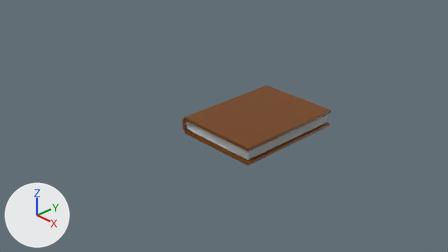
Two versions of the Blender file Book.blend, one commit apart.
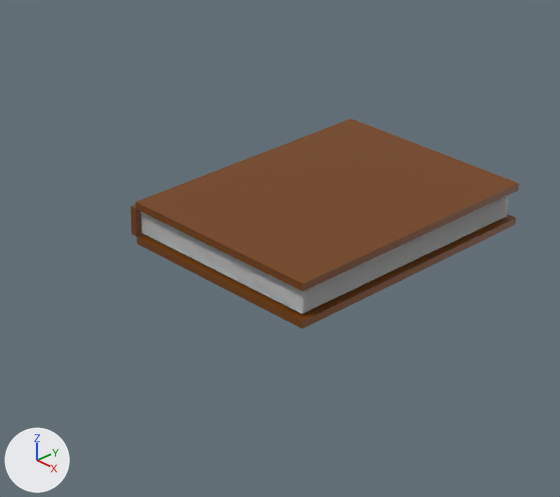
Each version appears first from the file's camera 'Camera', and next in a close-up on the part from 30% to 77% of the width and 16% to 91% of the height. The lights are fixed; the arrows at lower left show +X, +Y and +Z.

The scene before the commit, as lines of its bpy script (objects in view):
```python
me_cube_002 = bpy.data.meshes.new('Cube.002')
me_cube_002.from_pydata(...)  # a box spanning x 0.0..2.0, y -1.0..1.0, z -2.0..0.0
me_cube_002.materials.append(mat_cover_color)  # brown #733f00
me_cube_003 = bpy.data.meshes.new('Cube.003')
me_cube_003.from_pydata(...)  # a box spanning x -2.0..0.0, y -1.0..1.0, z -2.0..0.0
me_cube_003.materials.append(mat_cover_color)  # brown #733f00
me_plane_016 = bpy.data.meshes.new('Plane.016')
me_plane_016.from_pydata(...)  # 84 vertices, 41 faces; spans x 0.0..1.46, y 0.0, z -0.96..0.96
me_plane_016.polygons.foreach_set('use_smooth', [True] * 41)
ob_cover_left = bpy.data.objects.new('Cover_Left', me_cube_003)
ob_cover_left.location = (0.104, 0.0, 0.426)
ob_cover_left.rotation_euler = (0.0, 3.142, 0.0)  # degrees (0, 180, 0)
ob_cover_left.scale = (0.75, 1.0, 0.025)
ob_cover_right = bpy.data.objects.new('Cover_Right', me_cube_002)
ob_cover_right.location = (0.104, 0.0, 0.226)
ob_cover_right.scale = (0.75, 1.0, 0.025)
ob_page_015 = bpy.data.objects.new('Page.015', me_plane_016)
ob_page_015.location = (0.106, -0.005, 0.376)
ob_page_015.rotation_euler = (1.566, 0.0, 0.0)  # degrees (90, 0, 0)
_m = ob_page_015.modifiers.new('SimpleDeform', 'SIMPLE_DEFORM')
_m.deform_method = 'BEND'
_m.deform_axis = 'Z'
_m.factor = 0.0
_m.angle = 0.0
# also in view: 'Page.001' at (0.84, 0.0, 0.25); 'Page.008' at (0.84, 0.0, 0.31); 'Page.010' at (0.84, 0.0, 0.33); 'Page.003' at (0.84, 0.0, 0.27)
```
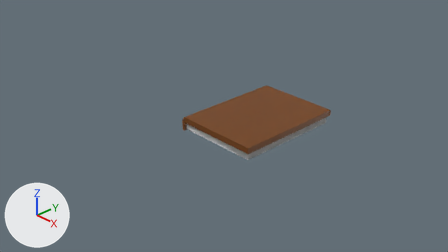
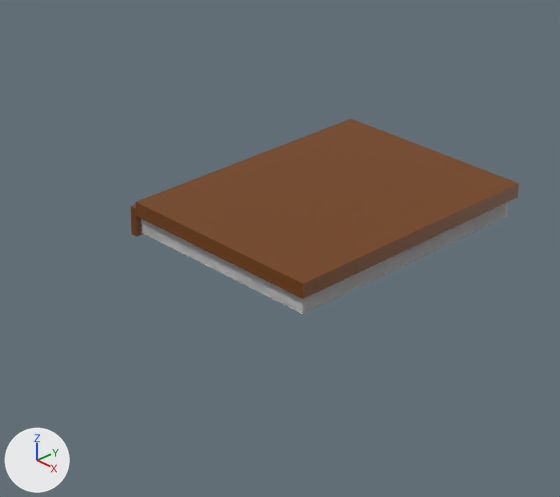
Boxes (x1, y1, x2, y2) around the edits, measured in the close-ups (560 x 497 px):
'Cover_Right', moved
    before: (137, 214, 516, 329)
    after: (136, 191, 518, 299)

Diff of the bpy script that builds the scene:
```diff
--- a/Book.blend.py
+++ b/Book.blend.py
@@ ob_cover_right @@
 ob_cover_right = bpy.data.objects.new('Cover_Right', me_cube_002)
-ob_cover_right.location = (0.104, 0.0, 0.226)
+ob_cover_right.location = (0.104, 0.0, 0.426)
 ob_cover_right.scale = (0.75, 1.0, 0.025)
```
